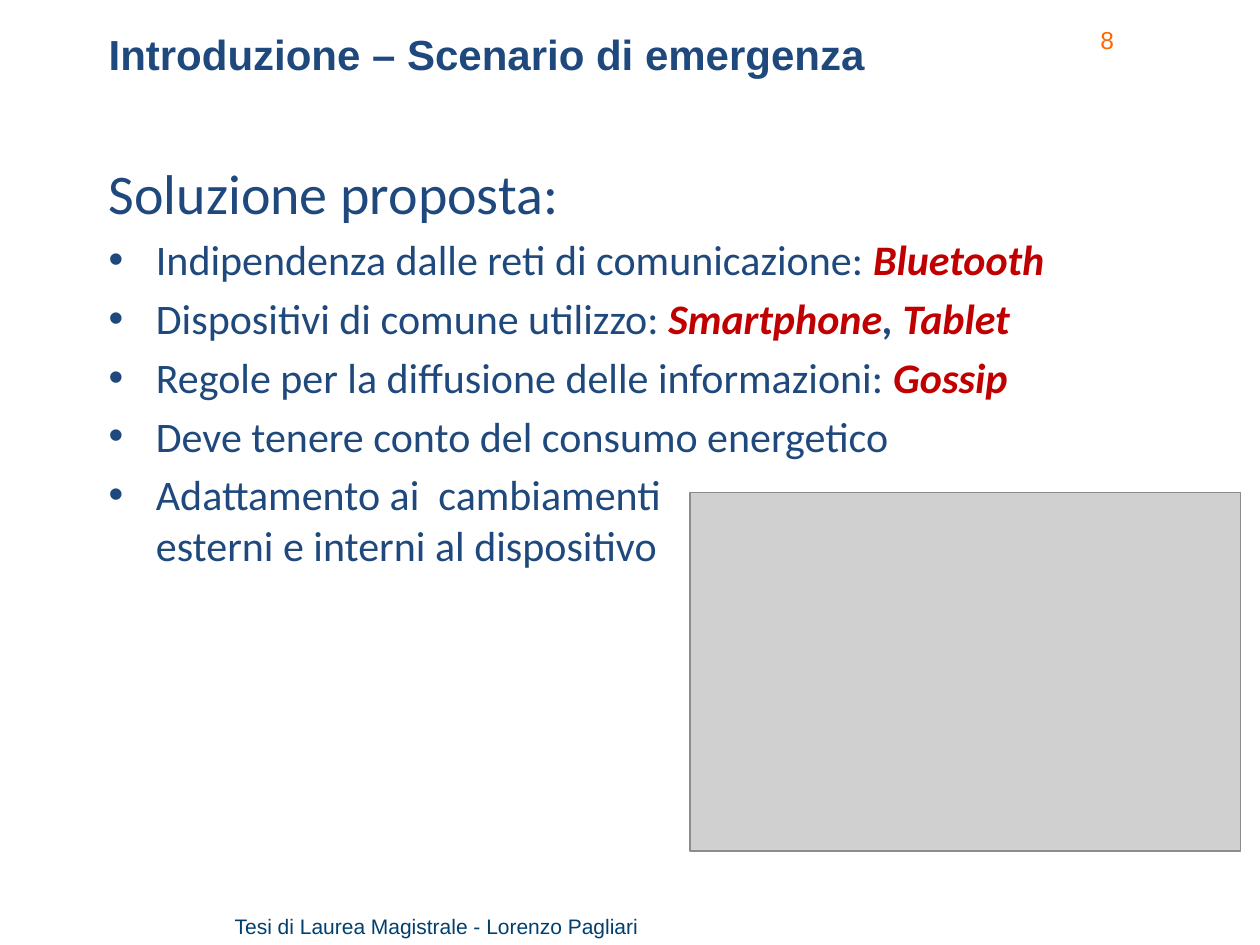
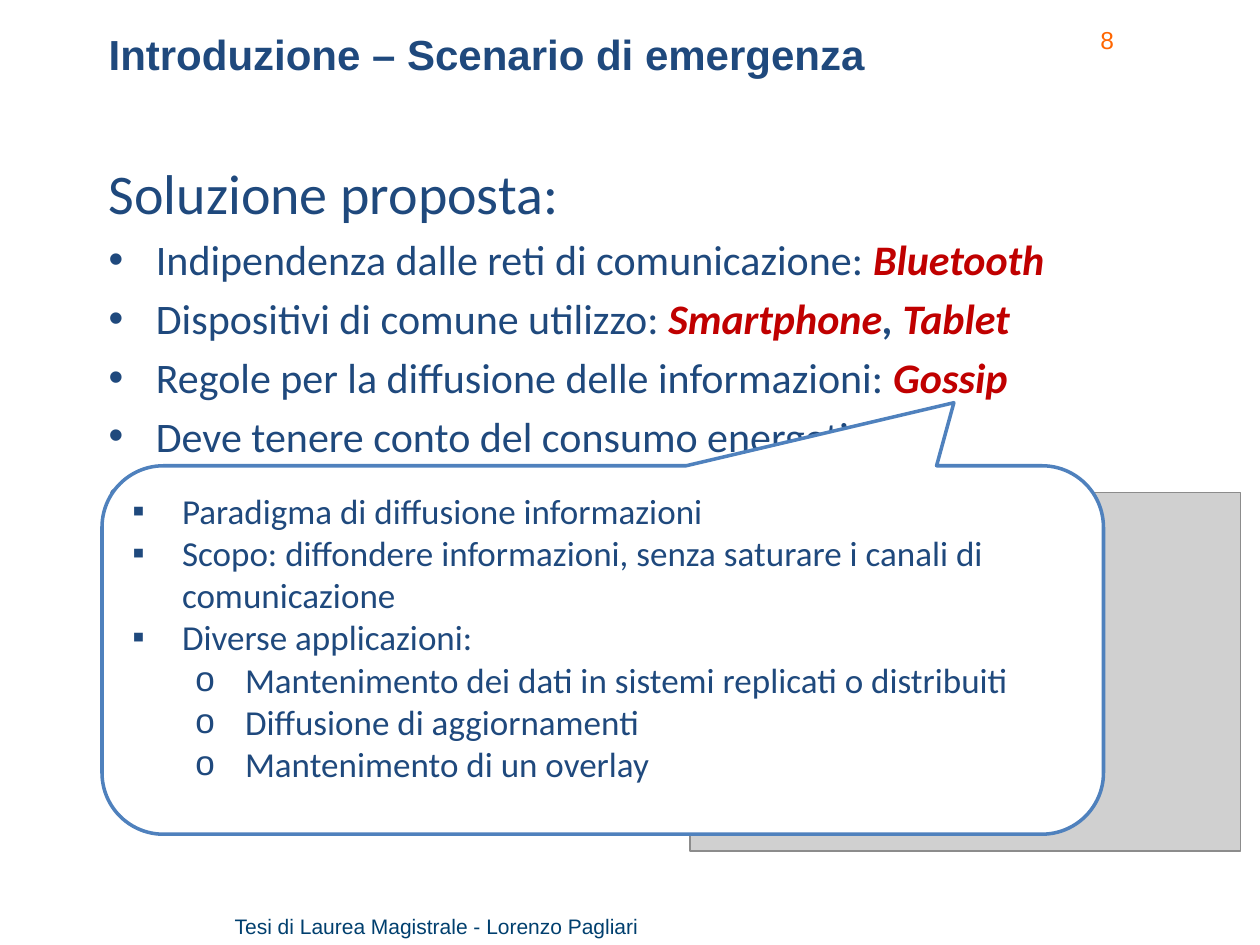
Before and after one commit to lorenzo-pagliari/Tesi, a slide deck: slide 8 of presentazione/Pagliari Lorenzo - presentazione_v2.pptx. Drawn at 1260x945 pixels with LibreOffice and Linux fonts; fonts in the diff are those of the drawing; grey boxes stand for pictures; background and template pictures are left out. Boxes give left, top, right and bottom in pixels: in the first picture for what was removed or moved away, otherwise in the second. Text is boxed around its words. In the diff, an @@ line names an element or a change of style, - is before the commit and + after.

```diff
--- a/presentazione/Pagliari Lorenzo - presentazione_v2.pptx
+++ b/presentazione/Pagliari Lorenzo - presentazione_v2.pptx
@@ rounded speech box added at <box>102,466,1104,834</box>, fill #FFFFFF, outline #4F81BD 2 pt, 20 pt, text #1F497D @@
+▪ Paradigma di diffusione informazioni
+▪ Scopo: diffondere informazioni, senza saturare i canali di comunicazione
+▪ Diverse applicazioni:
+  o Mantenimento dei dati in sistemi replicati o distribuiti
+  o Diffusione di aggiornamenti
+  o Mantenimento di un overlay
```
Also in this commit, not shown: 3 other slides changed, 1 slide removed, 22 other files.
